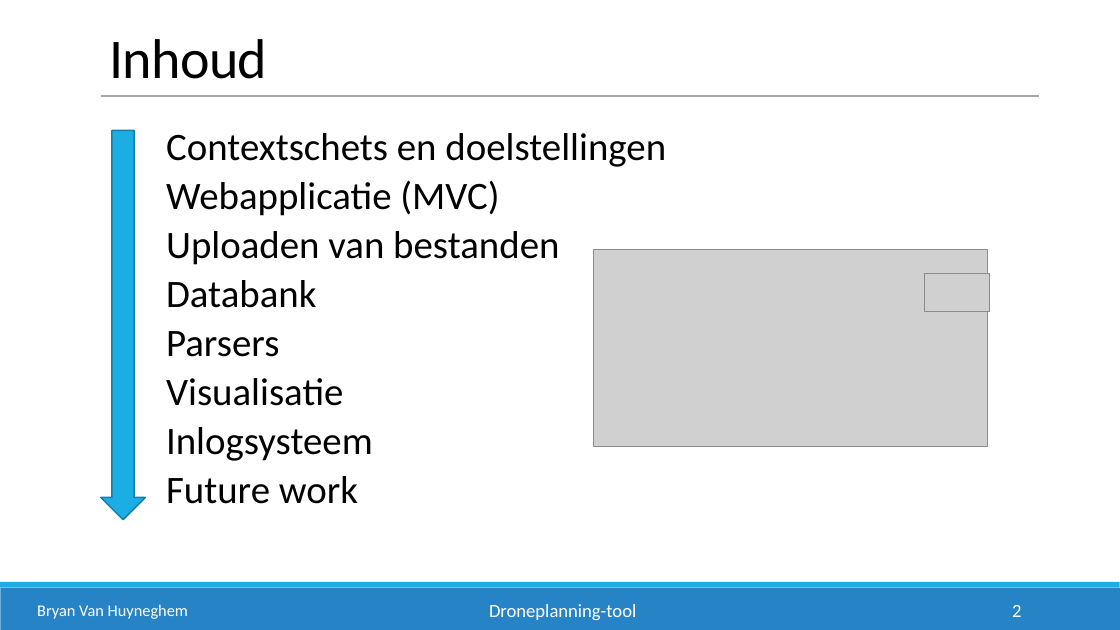
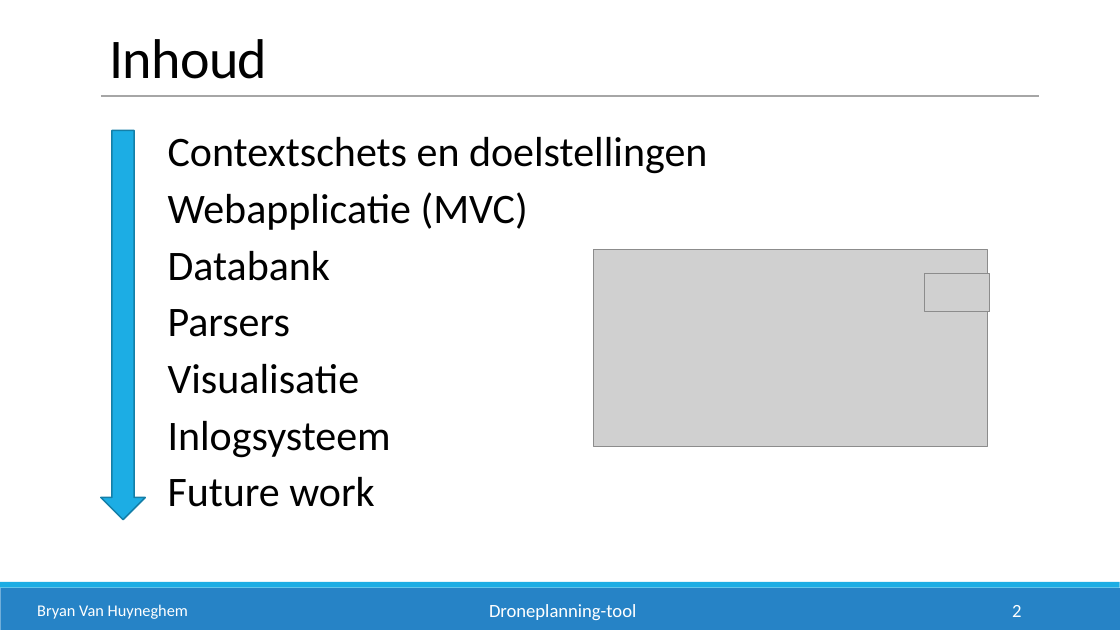
Before and after one commit to philipkukoba/Bachelors-Dissertation-DroneWebApp, a slide deck: slide 2 of documenten/eindpresentatie/drone1.pptx. Drawn at 1120x630 pixels with LibreOffice and Linux fonts; fonts in the diff are those of the drawing; grey boxes stand for pictures. Boxes give left, top, right and bottom in pixels: in the first picture for what was removed or moved away, otherwise in the second. Text is boxed around its words. In the diff, an @@ line names an element or a change of style, - is before the commit and + after.

```diff
--- a/documenten/eindpresentatie/drone1.pptx
+++ b/documenten/eindpresentatie/drone1.pptx
@@ text "Contextschets en doelstellingen" at [168, 137, 707, 507]: size 33.3 to 36 pt; line spacing 0.7 to 0.8 @@
@@ text at [166, 231, 559, 265]: paragraph removed @@
-Uploaden van bestanden
```
Also in this commit, not shown: 1 other slide changed, 5 slides added.
